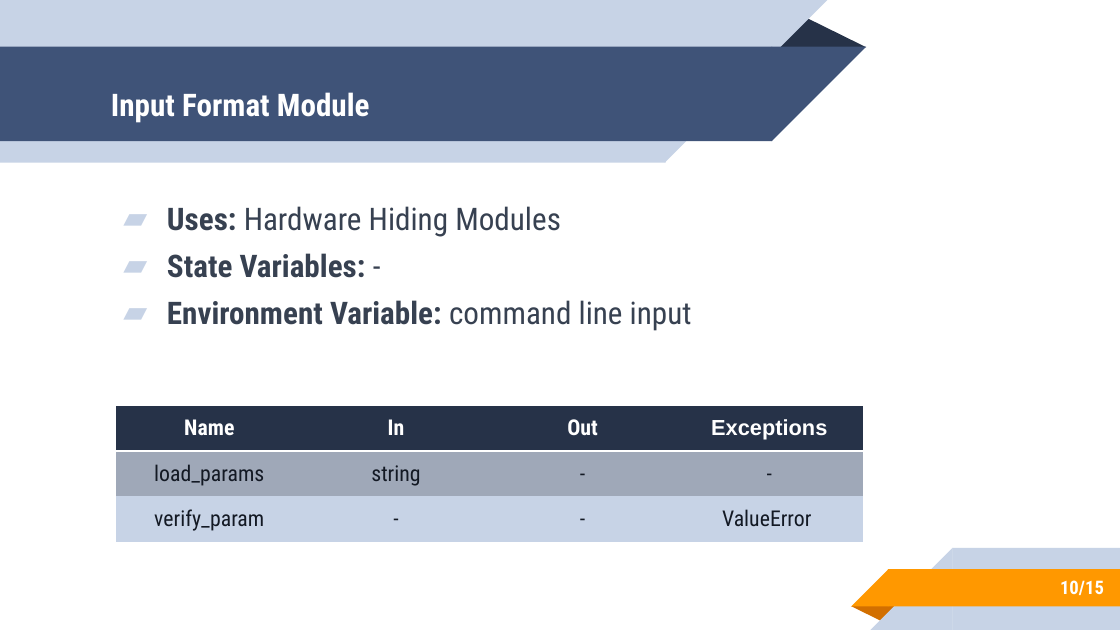
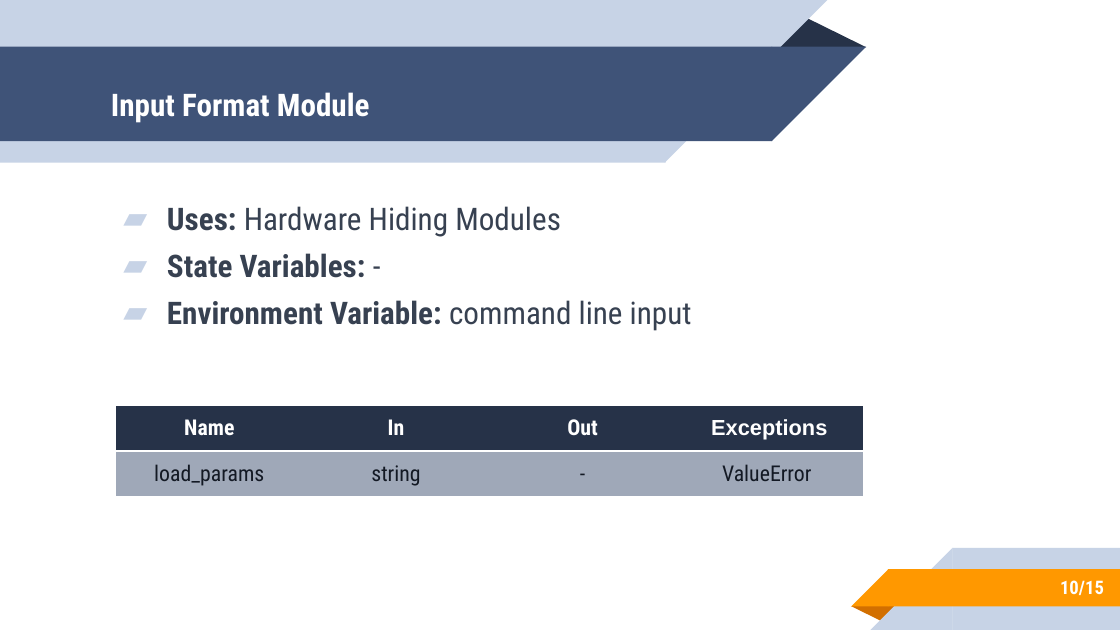
Before and after one commit to rnorouziani/3D-H3C, a slide deck: slide 10 of docs/Presentations/MG-MIS/MG-MIS.pptx. Drawn at 1120x630 pixels with LibreOffice and Linux fonts; fonts in the diff are those of the drawing. Boxes give left, top, right and bottom in pixels: in the first picture for what was removed or moved away, otherwise in the second. Text is boxed around its words. In the diff, an @@ line names an element or a change of style, - is before the commit and + after.

```diff
--- a/docs/Presentations/MG-MIS/MG-MIS.pptx
+++ b/docs/Presentations/MG-MIS/MG-MIS.pptx
@@ table at box(116, 405, 865, 496) @@
-row 2: load_params | string | - | -
-row 3: verify_param | - | - | ValueError
+row 2: load_params | string | - | ValueError
```
Also in this commit, not shown: 9 other slides changed.
